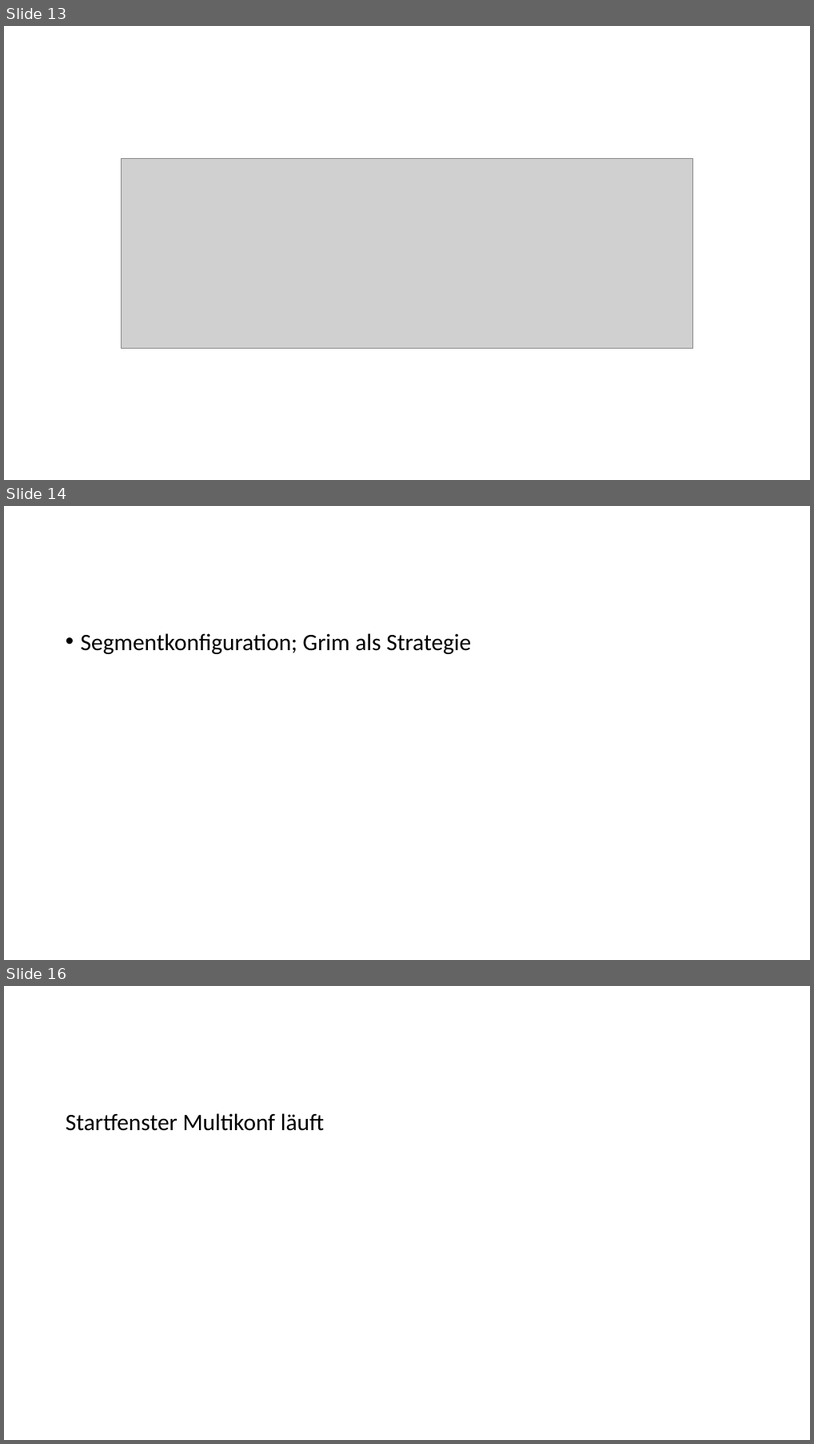
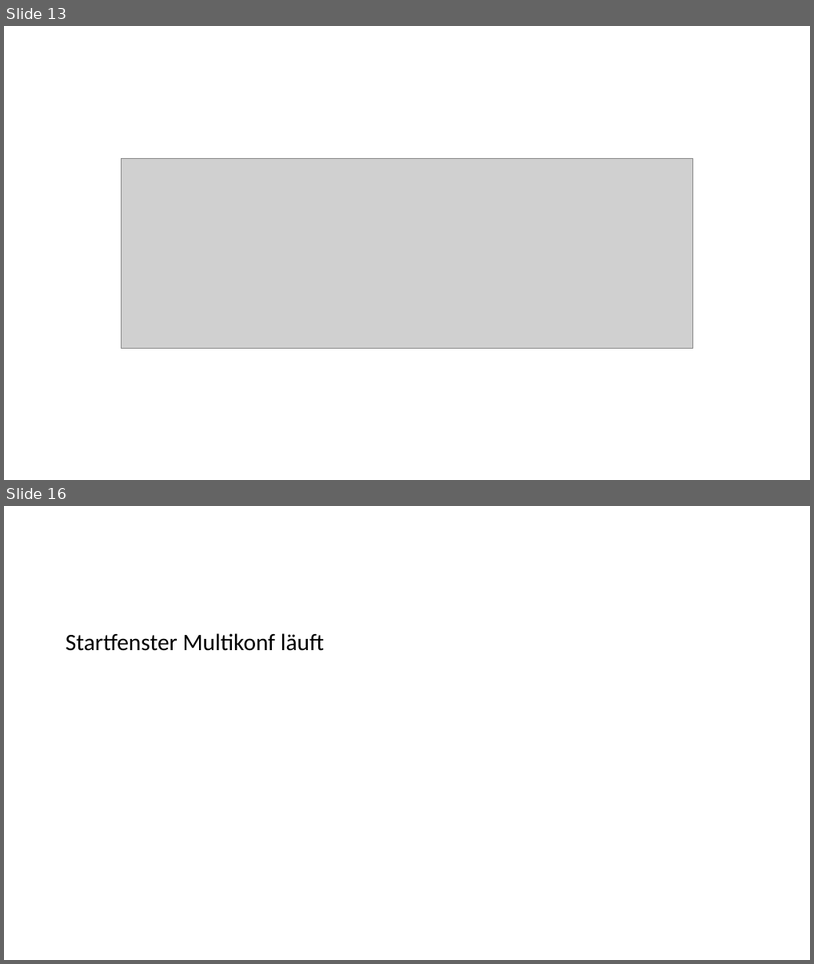
Before and after one commit to ChristianSchorr/repeated_games_pse, a slide deck: Dokumente/pflichtenheft/Vortrag/präsentation.pptx. Shown one above the other, each under a label of ours: slides 13, 14 and 16 before the commit, slides 13 and 16 after it; the slides between them are not shown. The pictures are 814x1444 and 814x964 pixels, drawn with LibreOffice and Linux fonts; fonts in the diff are those of the drawing; grey boxes stand for pictures. Boxes give left, top, right and bottom in pixels: in the first picture for what was removed or moved away, otherwise in the second. Text is boxed around its words. In the diff, an @@ line names an element or a change of style, - is before the commit and + after.

```diff
--- a/Dokumente/pflichtenheft/Vortrag/präsentation.pptx
+++ b/Dokumente/pflichtenheft/Vortrag/präsentation.pptx
@@ slide 14 removed at (4, 506, 810, 960), background #FFFFFF @@
@@ text removed at (81, 633, 471, 654) @@
-• Segmentkonfiguration; Grim als Strategie
```
Also in this commit, not shown: 2 slides changed, 2 slides added, 1 other slide removed.
